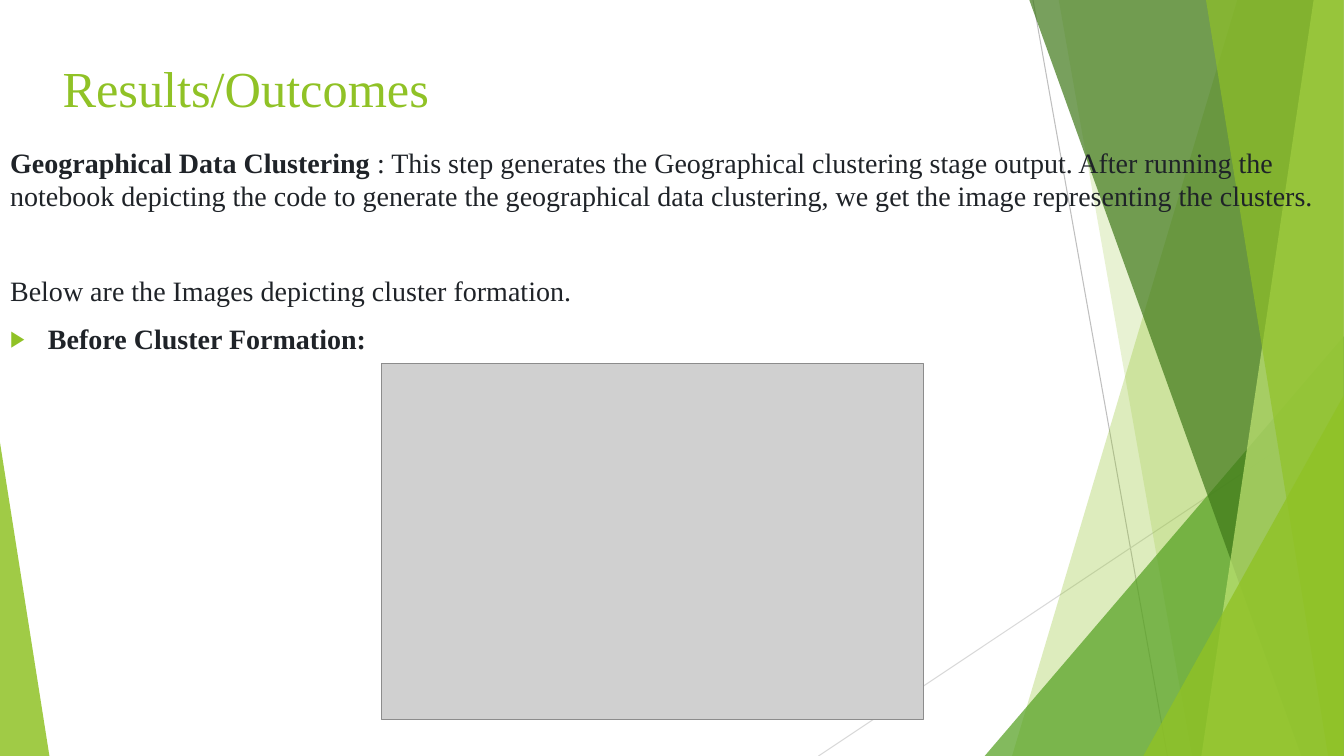
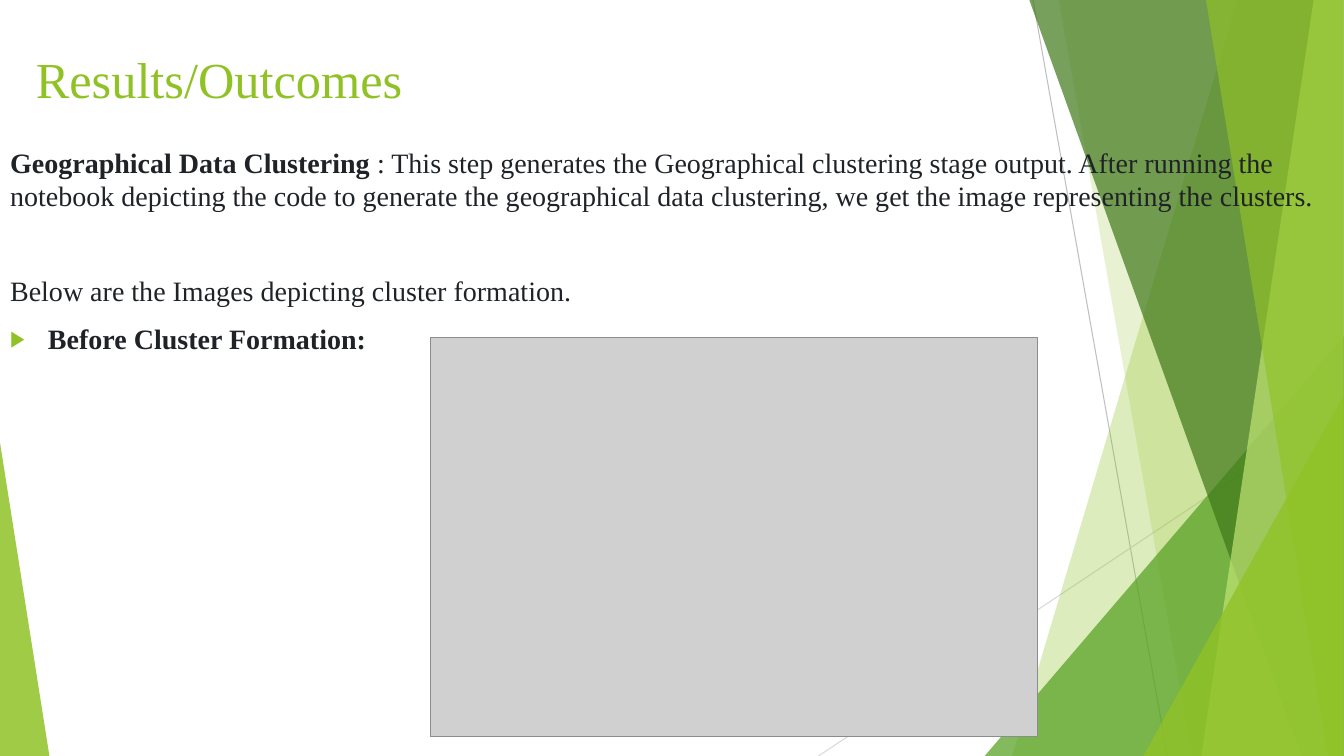
Before and after one commit to saisumanth1401/Tourist-Behaviour-Analysis, a slide deck: slide 8 of Documentation/Tourist-Behaviour-Analysis.pptx (slide 16 before the commit). Drawn at 1344x756 pixels with LibreOffice and Linux fonts; fonts in the diff are those of the drawing; grey boxes stand for pictures. Boxes give left, top, right and bottom in pixels: in the first picture for what was removed or moved away, otherwise in the second. Text is boxed around its words. In the diff, an @@ line names an element or a change of style, - is before the commit and + after.

```diff
--- a/Documentation/Tourist-Behaviour-Analysis.pptx
+++ b/Documentation/Tourist-Behaviour-Analysis.pptx
@@ title "Results/Outcomes": place and size @@
-title "Results/Outcomes" at (63,72,429,108)
+title "Results/Outcomes" at (36,63,402,99)
@@ picture: place and size @@
-picture at (381,363,924,720)
+picture at (432,338,1038,737)
```
Also in this commit, not shown: 9 other slides changed, 2 slides added, 9 slides removed.
